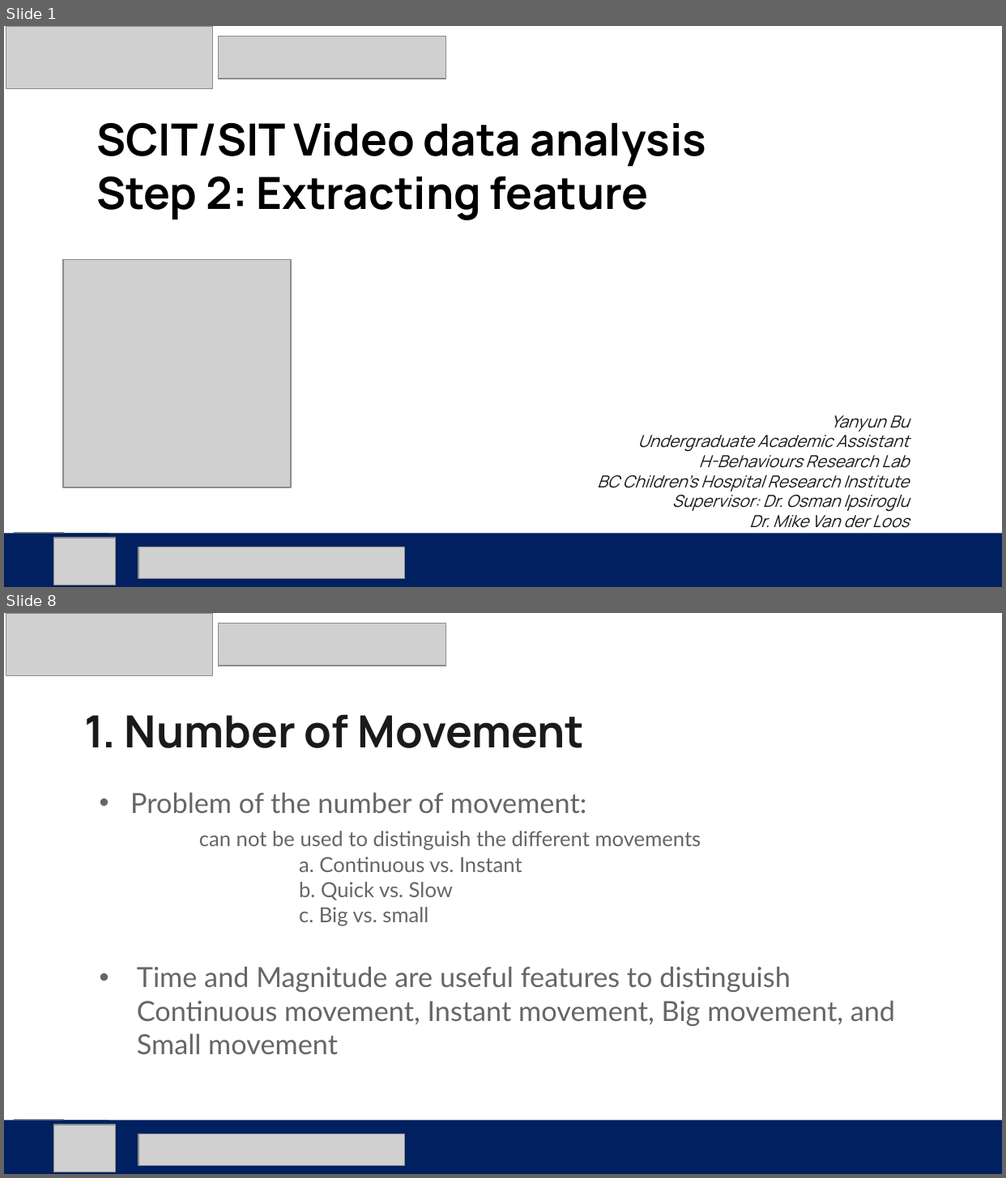
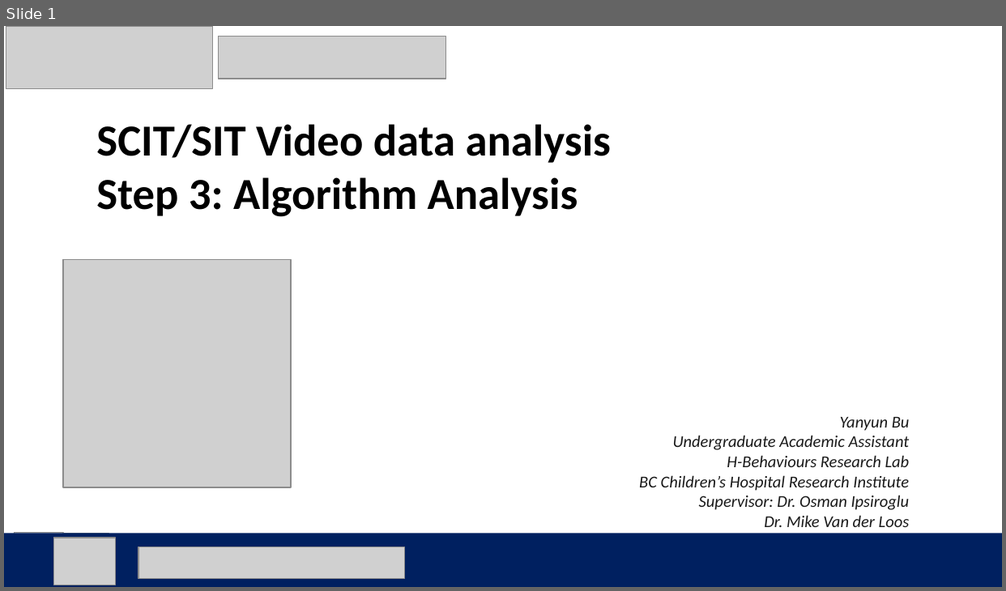
Before and after one commit to buyanyun/video-analysis-testing, a slide deck: step3_analysis.pptx. Shown one above the other, each under a label of ours: slides 1 and 8 before the commit, slide 1 after it; the slides between them are not shown. The pictures are 1006x1178 and 1006x591 pixels, drawn with LibreOffice and Linux fonts; fonts in the diff are those of the drawing; grey boxes stand for pictures. Boxes give left, top, right and bottom in pixels: in the first picture for what was removed or moved away, otherwise in the second. Text is boxed around its words. In the diff, an @@ line names an element or a change of style, - is before the commit and + after.

Commit message:
update ppt and figure

```diff
--- a/step3_analysis.pptx
+++ b/step3_analysis.pptx
@@ slide 8 removed at (4,613,1002,1174), background #FFFFFF @@
@@ picture removed at (6,613,212,676) @@
@@ picture removed at (219,623,446,666) @@
@@ text removed at (84,714,584,748) @@
-1. Number of Movement
@@ text removed at (130,793,895,1054) @@
-• Problem of the number of movement:
-can not be used to distinguish the different movements
-a. Continuous vs. Instant
-b. Quick vs. Slow
-c. Big vs. small
-• Time and Magnitude are useful features to distinguish Continuous movement, Instant movement, Big movement, and Small movement
@@ rectangle removed at (4,1120,1002,1174) @@
@@ picture removed at (14,1120,63,1169) @@
@@ picture removed at (46,1120,108,1174) @@
@@ picture removed at (54,1125,116,1172) @@
@@ picture removed at (138,1135,405,1166) @@
@@ slide 1 changed as well @@
@@ text at (96,124,910,527): font Manrope to Calibri in "SCIT/SIT Video data analysis", "Yanyun Bu", "Undergraduate Academic Assistant", "H-Behaviours Research Lab" and 3 more places @@
@@ text at (96,177,578,217): text changed; font Manrope to Calibri @@
-Step 2: Extracting feature
+Step 3: Algorithm Analysis
```
Also in this commit, not shown: 5 other slides changed, 8 slides added, 13 other slides removed, 2 other files.
